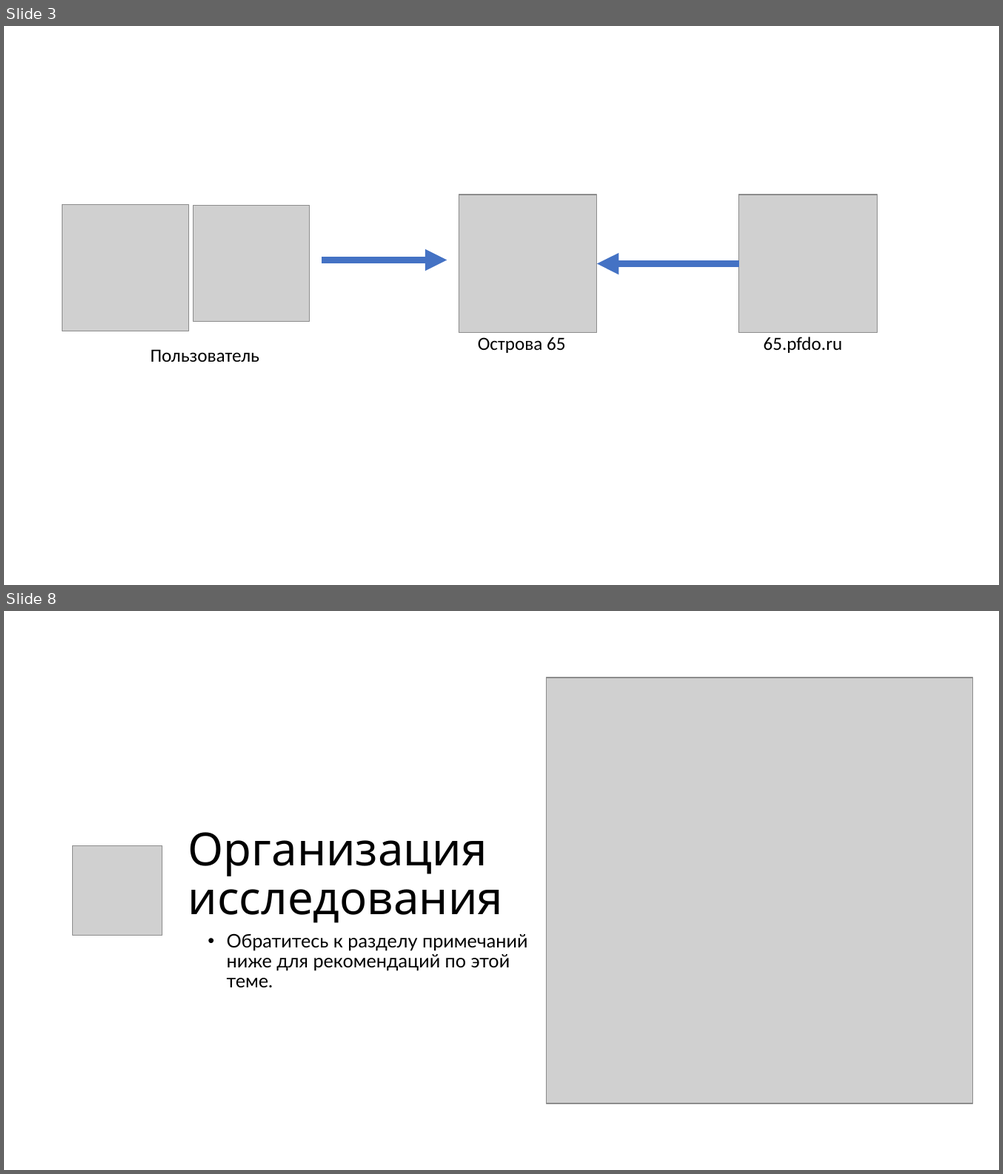
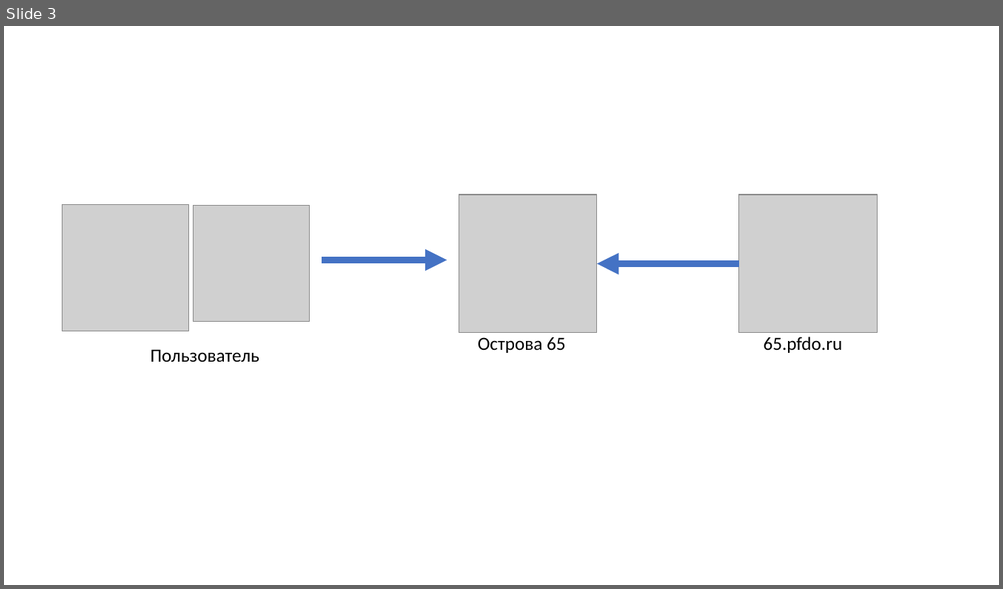
Before and after one commit to lSLENDYl/Digital.65-Services, a slide deck: Сервис дополнительного образования.pptx. Shown one above the other, each under a label of ours: slides 3 and 8 before the commit, slide 3 after it; the slides between them are not shown. The pictures are 1003x1174 and 1003x589 pixels, drawn with LibreOffice and Linux fonts; fonts in the diff are those of the drawing; grey boxes stand for pictures. Boxes give left, top, right and bottom in pixels: in the first picture for what was removed or moved away, otherwise in the second. Text is boxed around its words. In the diff, an @@ line names an element or a change of style, - is before the commit and + after.

```diff
--- a/Сервис дополнительного образования.pptx
+++ b/Сервис дополнительного образования.pptx
@@ slide 8 removed at (4, 611, 999, 1170), background #FFFFFF @@
@@ picture removed at (546, 678, 972, 1103) @@
@@ title removed at (188, 832, 503, 923) @@
-Организация исследования
@@ picture removed at (73, 846, 162, 936) @@
@@ text removed at (227, 934, 527, 988) @@
-• Обратитесь к разделу примечаний ниже для рекомендаций по этой теме.
```
Also in this commit, not shown: 3 other slides removed.
